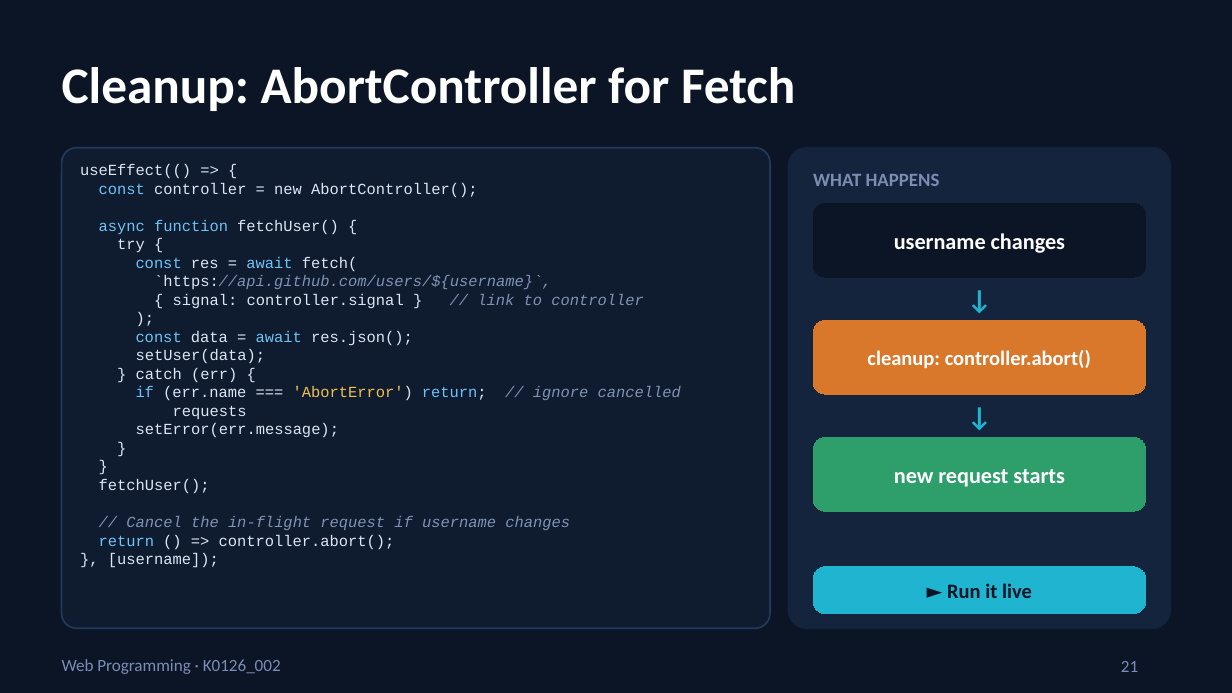
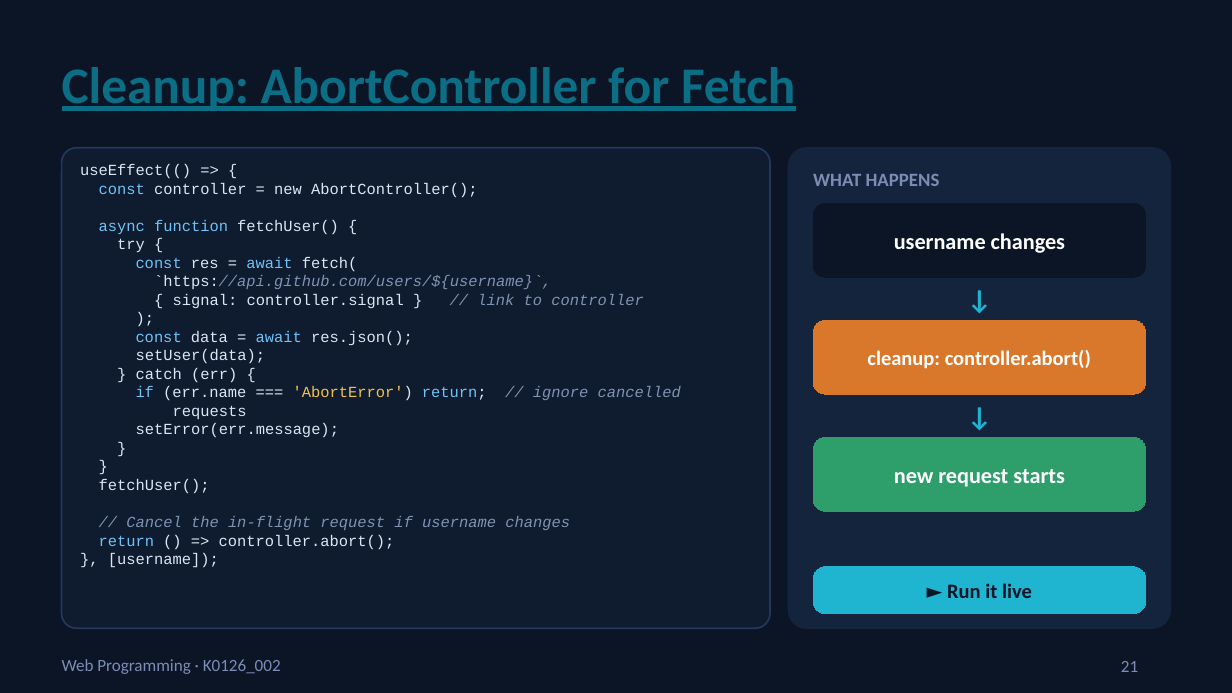
Before and after one commit to muxiddin19/WebPro, a slide deck: slide 21 of week11/WebPro_Week12_Fri_ReactEffects_v2.pptx. Drawn at 1232x693 pixels with LibreOffice and Linux fonts; fonts in the diff are those of the drawing. Boxes give left, top, right and bottom in pixels: in the first picture for what was removed or moved away, otherwise in the second. Text is boxed around its words. In the diff, an @@ line names an element or a change of style, - is before the commit and + after.

```diff
--- a/week11/WebPro_Week12_Fri_ReactEffects_v2.pptx
+++ b/week11/WebPro_Week12_Fri_ReactEffects_v2.pptx
@@ title "Cleanup: AbortController for Fetch" at [62,67,795,111]: text colour #FFFFFF to #0B6E85, underline on @@
```
Also in this commit, not shown: 12 other slides changed, 1 other file.
